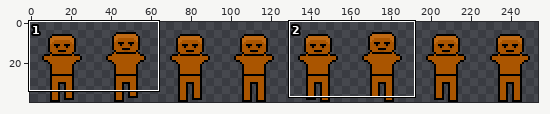
File history of a pixel-art file, Aseprite/Front-walk-template-M.aseprite. The first picture is a wide view before the edit; the outline marks the close-up.
Close-up. Old version:
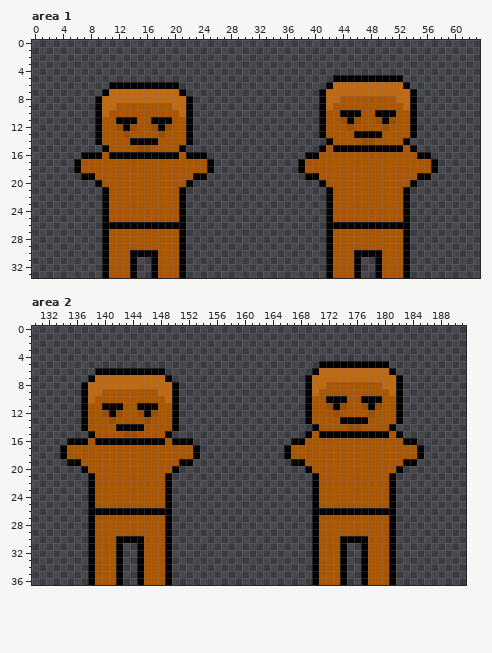
256x40 pixels, 1 frame. Shown: area 1: x 0..63, y 0..33; area 2: x 130..191, y 0..36. The wide view leaves out empty margins. The commit also changed other parts of the picture, which this record leaves out.
After:
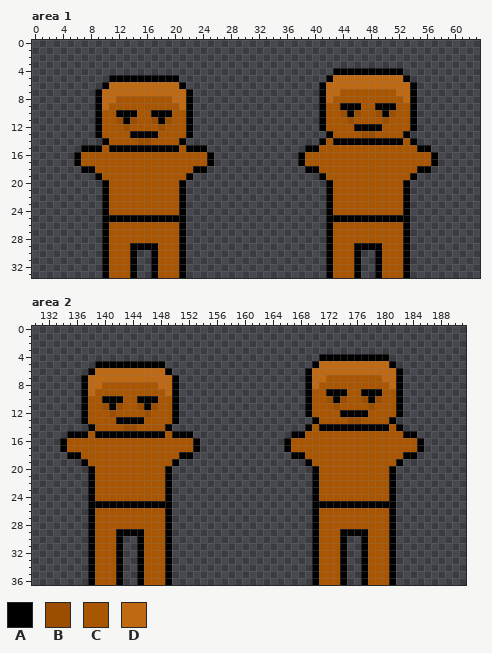
Palette (. is transparent): A #000000  B #9b4d00  C #aa5500  D #bf6913
The edit:
Changed rows in their new state; - is an unchanged pixel.
Area 1:
first column x 6:
 4 -------------------------------------AAAAAAAAAA-----
 5 -----AAAAAAAAAA---------------------ADDDDDDDDDDA----
 6 ----ADDDDDDDDDDA-------------------AD----------DA---
 7 ---AD----------DA---------------------CCCCCCCC------
 8 ------CCCCCCCC-----------------------C--------C-----
 9 -----C--------C---------------------C-AAA--AAA-C----
10 ----C-AAA--AAA-C----------------------B-B--B-B------
11 ------B-B--B-B------------------------CBC--CBC------
12 ------CBC--CBC-------------------------CAAAAC-------
13 -------CAAAAC----------------------.A---CBBC---A.---
14 ---.A---CBBC---A.------------------ACAAAAAAAAAACA---
15 -AAACAAAAAAAAAACAAA--------------AAC-CCCCCCCCCC-CAA-
16 ACCC-CCCCCCCCCC-CCCA------------ACC--------------CCA
18 .AA--------------AA.------------.AA--------------AA.
19 -..A------------A..--------------..A------------A..-
20 ---.A----------A.------------------.A----------A.---
first column x 11:
25 AAAAAAAAAA----------------------AAAAAAAAAA
26 CCCCCCCCCC----------------------CCCCCCCCCC
29 ---AAAA----------------------------AAAA---
30 ----..------------------------------..----
Area 2:
first column x 134:
 4 -------------------------------------AAAAAAAAAA-----
 5 -----AAAAAAAAAA---------------------ADDDDDDDDDDA----
 6 ----ADDDDDDDDDDA-------------------AD----------DA---
 7 ---AD----------DA---------------------CCCCCCCC------
 8 ------CCCCCCCC-----------------------C--------C-----
 9 -----C--------C---------------------C-AAA--AAA-C----
10 ----C-AAA--AAA-C----------------------B-B--B-B------
11 ------B-B--B-B------------------------CBC--CBC------
12 ------CBC--CBC-------------------------CAAAAC-------
13 -------CAAAAC----------------------.A---CBBC---A.---
14 ---.A---CBBC---A.------------------ACAAAAAAAAAACA---
15 -AAACAAAAAAAAAACAAA--------------AAC-CCCCCCCCCC-CAA-
16 ACCC-CCCCCCCCCC-CCCA------------ACC--------------CCA
18 .AA--------------AA.------------.AA--------------AA.
19 -..A------------A..--------------..A------------A..-
20 ---.A----------A.------------------.A----------A.---
first column x 139:
25 AAAAAAAAAA----------------------AAAAAAAAAA
26 CCCCCCCCCC----------------------CCCCCCCCCC
29 ---AAAA----------------------------AAAA---
30 ----..------------------------------..----
